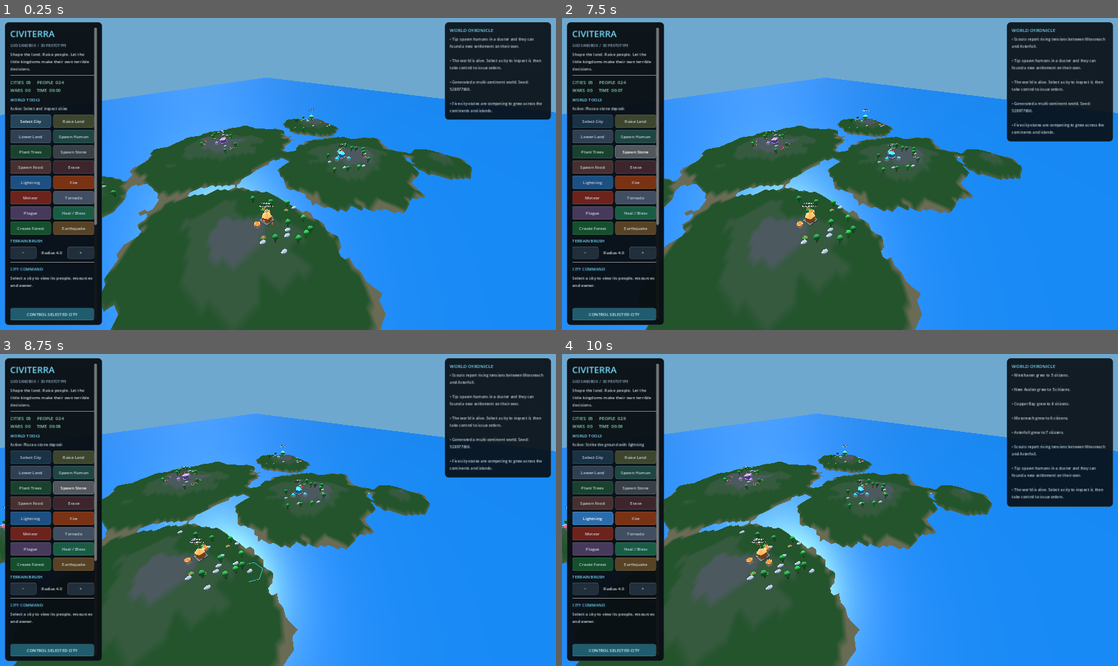
Above: before the commit, frames 1-4 (two rows, left to right).
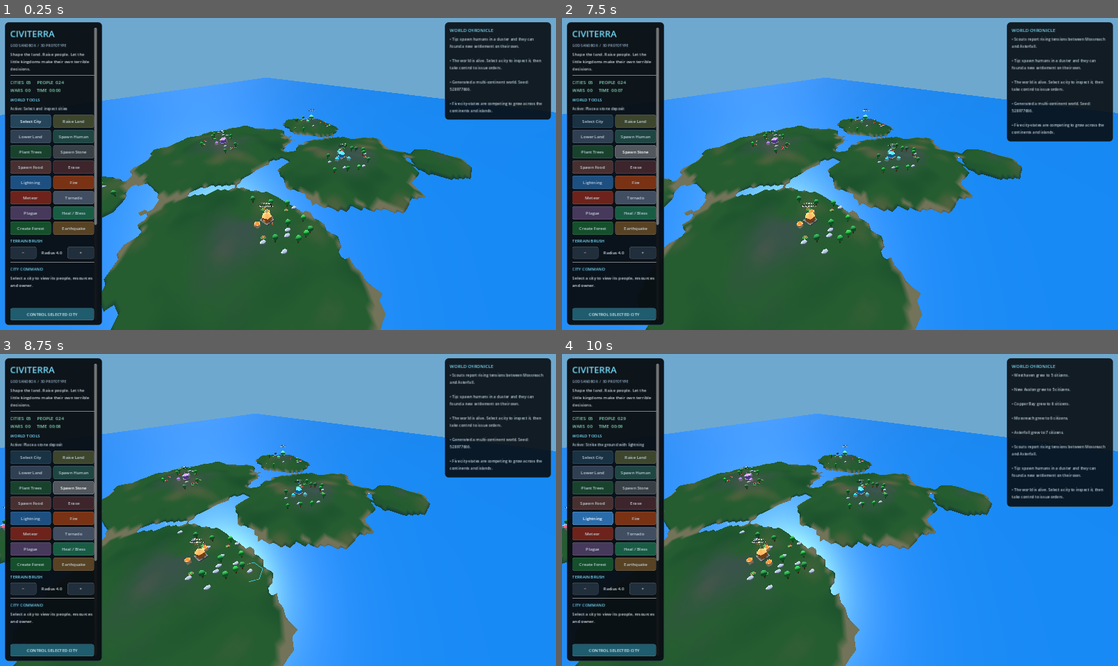
Above: after the commit, the same moments.

Repository: yoimdoingstuff/citysandbox
Game: Godot game, scene res://main.tscn
The game is run twice, just before and just after one commit, with the same random seed, the same clock (stepped at 60 frames per second) and the same inputs.
Inputs (mouse positions are in pixels of both pictures, inside the frame that each line leads up to):
- Up to frame 1 (0.25 s): no input
- Up to frame 2 (7.5 s): click "Launch Missile" at 0.5 s; click "Launch Missile" at 1.25 s; click "Select City" at 2 s; click "Raise Land" at 2.75 s; click "Lower Land" at 3.5 s; click "Spawn Human" at 4.25 s; click "Select City" at 5 s; click "Plant Trees" at 5.75 s; click "Spawn Stone" at 6.5 s; move the mouse to (962, 158) at 7.27 s; hold D from 7.28 s (still down); click (962, 158) at 7.42 s
- Up to frame 3 (8.75 s): release D at 8 s; drag from (166, 525) to (250, 572) at 8.02 s
- Up to frame 4 (10 s): click "Spawn Food" at 8.75 s; click "Lightning" at 9.5 s

The runs differ from the first frame. In frame 1, 1.5% of the frame differs, in the area x 18-85%, y 32-100%; in frame 2, 1.4%; in frame 3, 1.4%; in frame 4, 1.4%.

Commit message:
Add climate-driven terrain biome colours

Diff:
--- a/main.gd
+++ b/main.gd
@@ -11,6 +11,8 @@
 var terrain_material: StandardMaterial3D
 var terrain_lod_nodes: Array[MeshInstance3D] = []
 var terrain_lod_dirty: Array[bool] = [true, true, true, true]
+var terrain_moisture_noise: FastNoiseLite
+var terrain_temperature_noise: FastNoiseLite
 var selection_ring: MeshInstance3D
 var terrain_heights: Array = []
 var city_names: Array[String] = ["Asterfall", "Mossreach", "Copper Bay", "New Avalon", "Westhaven", "Emberplain", "Stonebridge", "Northstar", "Rivermark", "Sunfield"]
@@ -204,6 +206,17 @@
 	coastline_noise.seed = world_seed + 33191
 	coastline_noise.frequency = 0.052
 	coastline_noise.fractal_octaves = 2
+
+	# Separate climate fields add broad wet/dry and warm/cold regions without
+	# requiring image textures or extra materials.
+	terrain_moisture_noise = FastNoiseLite.new()
+	terrain_moisture_noise.seed = world_seed + 51713
+	terrain_moisture_noise.frequency = 0.032
+	terrain_moisture_noise.fractal_octaves = 2
+	terrain_temperature_noise = FastNoiseLite.new()
+	terrain_temperature_noise.seed = world_seed + 73517
+	terrain_temperature_noise.frequency = 0.024
+	terrain_temperature_noise.fractal_octaves = 2
 
 	# Broad elliptical landmasses create separate continents. Noise roughens
 	# their coastlines, while the elevation fields add hills and high ground.
@@ -326,18 +339,52 @@
 
 
 func _add_terrain_vertex(surface: SurfaceTool, p: Vector3) -> void:
-	surface.set_color(_terrain_color(p.y))
+	surface.set_color(_terrain_color_at(p))
 	surface.add_vertex(p)
 
 
 func _terrain_color(height: float) -> Color:
+	# Fallback palette retained for callers that only have a height value.
+	if height < WATER_LEVEL - 0.25:
+		return Color(0.12, 0.25, 0.31)
 	if height < WATER_LEVEL + 0.5:
-		return Color(0.67, 0.61, 0.42)
+		return Color(0.72, 0.65, 0.44)
 	if height > 4.6:
 		return Color(0.49, 0.51, 0.48)
 	if height > 3.2:
 		return Color(0.35, 0.51, 0.31)
 	return Color(0.24, 0.48, 0.23)
+
+
+func _terrain_color_at(point: Vector3) -> Color:
+	if point.y < WATER_LEVEL - 0.25:
+		return Color(0.12, 0.25, 0.31)
+	if point.y < WATER_LEVEL + 0.5:
+		return Color(0.72, 0.65, 0.44)
+
+	var moisture: float = 0.5
+	var climate: float = 0.0
+	if terrain_moisture_noise != null:
+		moisture = (terrain_moisture_noise.get_noise_2d(point.x, point.z) + 1.0) * 0.5
+	if terrain_temperature_noise != null:
+		climate = terrain_temperature_noise.get_noise_2d(point.x, point.z)
+	var latitude_cooling: float = abs(point.z) / TERRAIN_SIZE * 0.42
+	var temperature: float = clamp(0.78 - latitude_cooling + climate * 0.24, 0.0, 1.0)
+
+	var grass := Color(0.26, 0.53, 0.25)
+	var lush_grass := Color(0.16, 0.43, 0.22)
+	var dry_soil := Color(0.69, 0.58, 0.36)
+	var rock := Color(0.43, 0.45, 0.43)
+	var snow := Color(0.82, 0.86, 0.88)
+
+	var color: Color = grass.lerp(lush_grass, clamp((moisture - 0.55) * 1.7, 0.0, 0.7))
+	var desert_amount: float = clamp((0.38 - moisture) * 3.4, 0.0, 0.88) * clamp((temperature - 0.36) * 2.2, 0.0, 1.0)
+	color = color.lerp(dry_soil, desert_amount)
+	var rock_amount: float = clamp((point.y - 3.3) * 0.28, 0.0, 0.66)
+	color = color.lerp(rock, rock_amount)
+	var snow_amount: float = clamp((point.y - 4.9) * 0.42 + (0.39 - temperature) * 1.2, 0.0, 0.92)
+	color = color.lerp(snow, snow_amount)
+	return color
 
 
 func _height_at(x: float, z: float) -> float:
